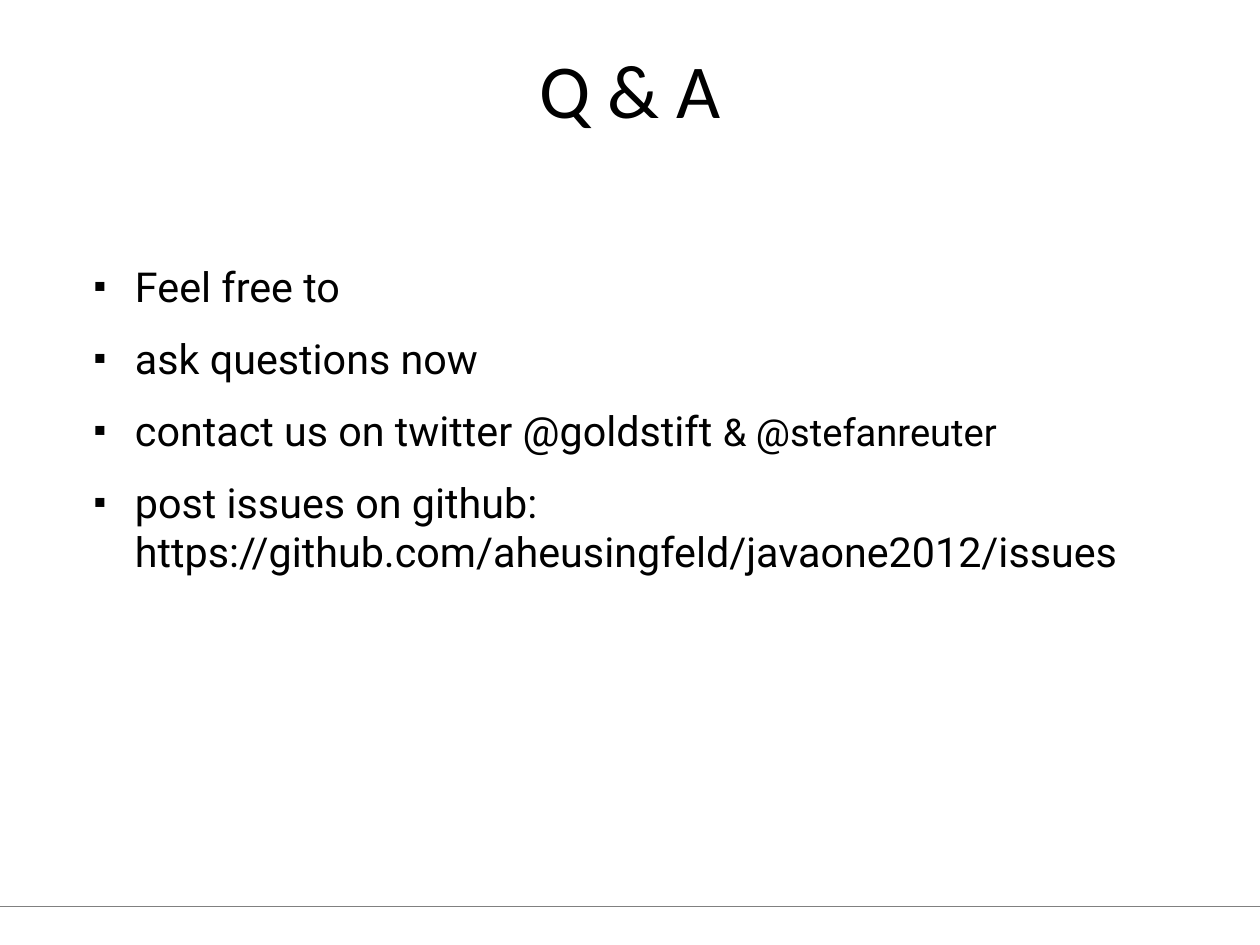
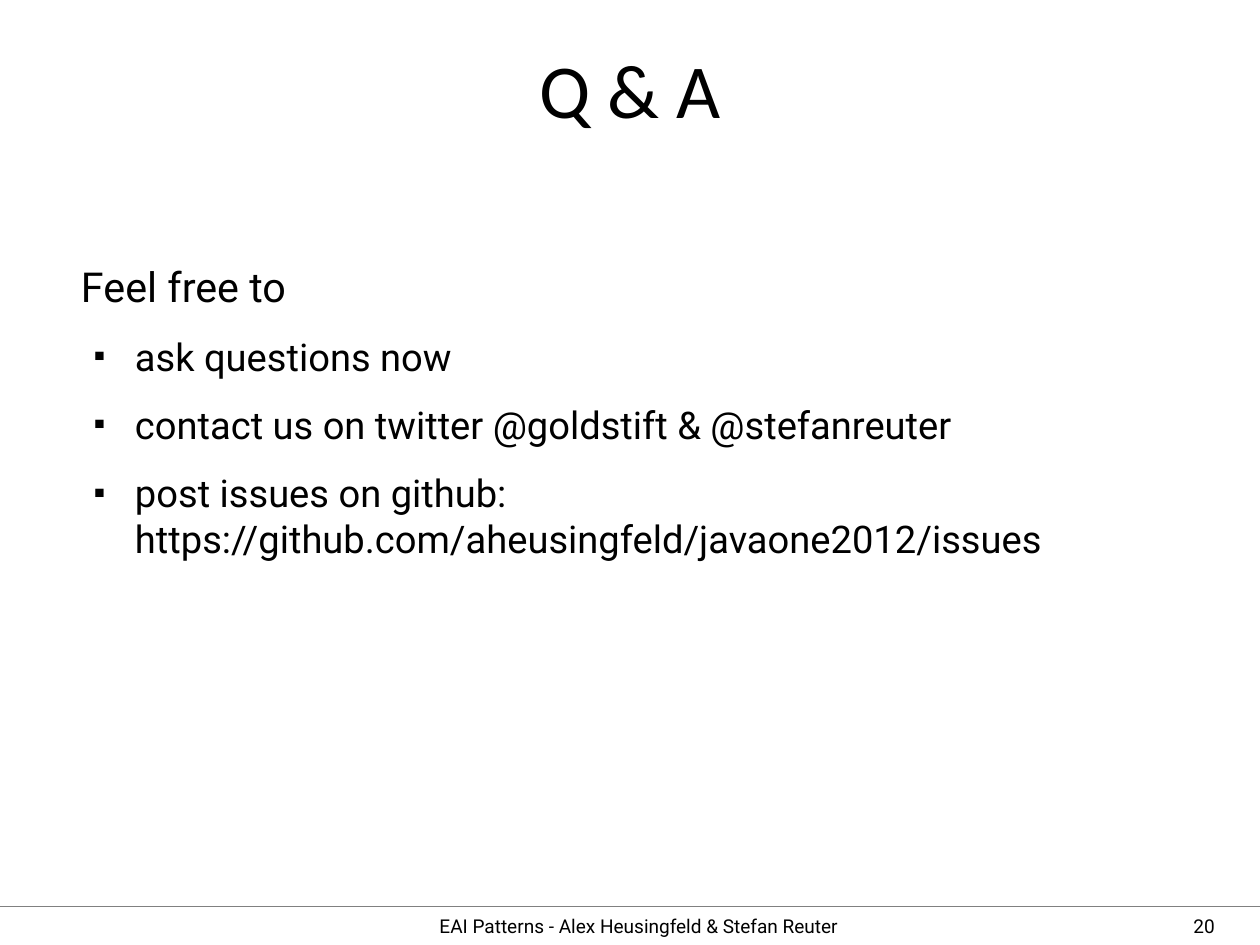
Before and after one commit to aheusingfeld/javaone2012, a slide deck: slide 20 of slides/eai-slides.odp (slide 21 before the commit). Drawn at 1260x945 pixels with LibreOffice and Linux fonts; fonts in the diff are those of the drawing. Boxes give left, top, right and bottom in pixels: in the first picture for what was removed or moved away, otherwise in the second. Text is boxed around its words. In the diff, an @@ line names an element or a change of style, - is before the commit and + after.

```diff
--- a/slides/eai-slides.odp
+++ b/slides/eai-slides.odp
@@ text "Feel free to" at (81,270,1041,561): size 26 to 24 pt in "ask questions now", "contact us on twitter @goldstift", "post issues on github: https://github.com/aheusingfeld/javao ..."; bullet ■ to none @@
@@ text added at (439,918,838,937), 12 pt, text #000000 @@
+EAI Patterns - Alex Heusingfeld & Stefan Reuter
@@ page number added at (1193,919,1214,934), 12 pt, text #000000 @@
+20
```
Also in this commit, not shown: 13 other slides changed, 10 slides added, 8 slides removed, 7 other files.
